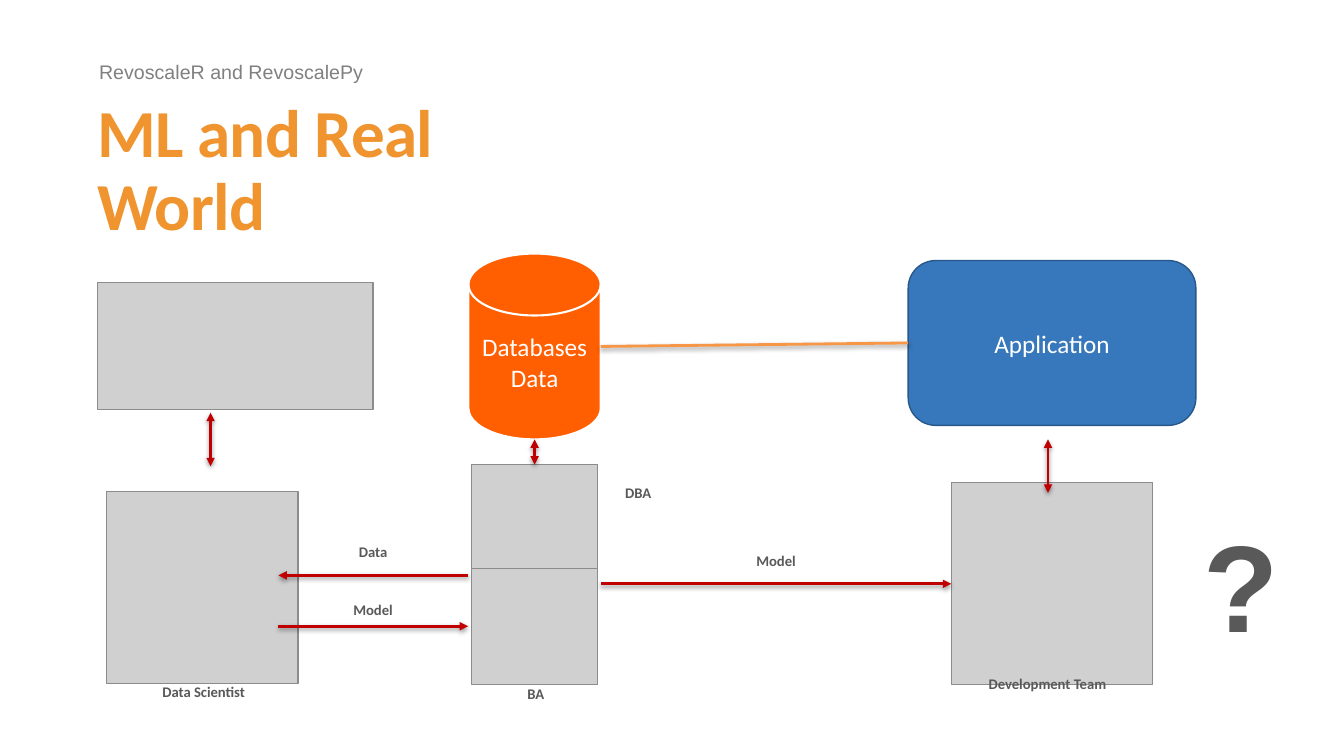
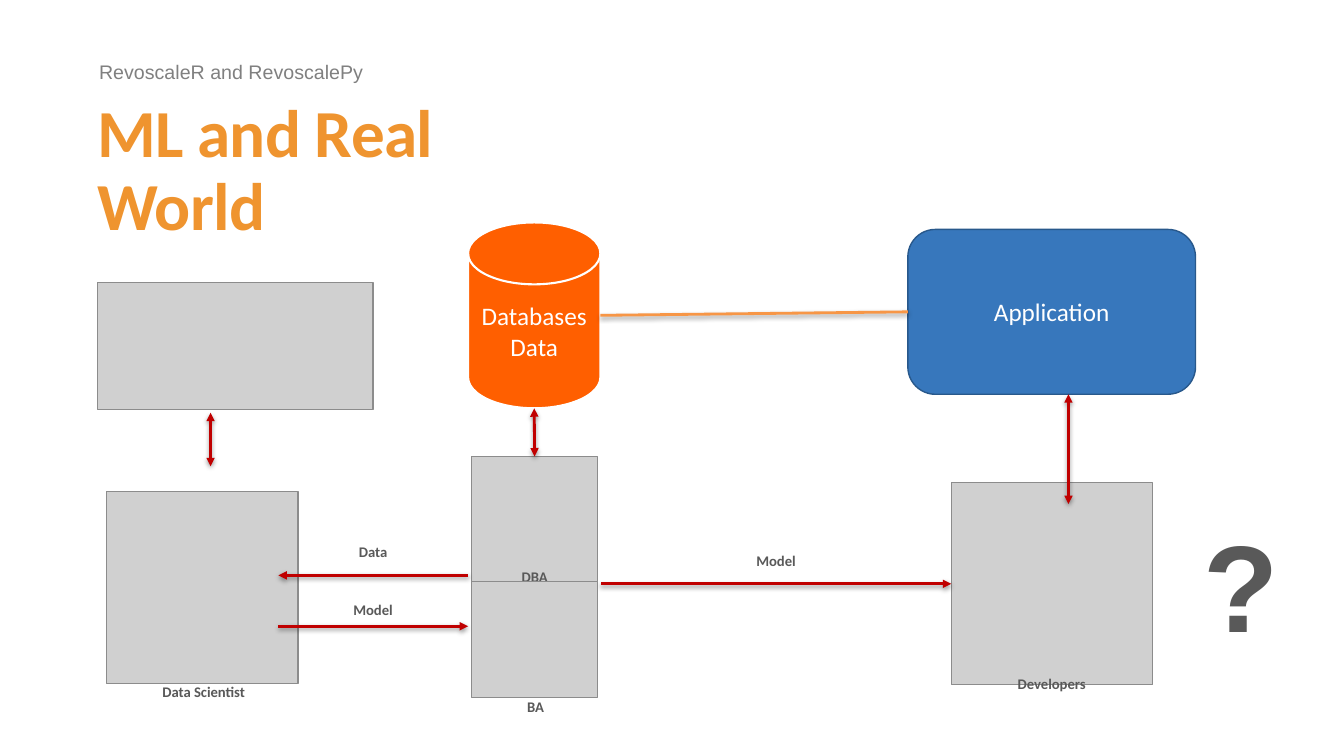
Before and after one commit to cloud4yourdata/demos, a slide deck: slide 4 of 4DevKatowice2018/MLRevoscale/RevolutionInAnalyticsWitRevoscale.pptx. Drawn at 1344x756 pixels with LibreOffice and Linux fonts; fonts in the diff are those of the drawing; grey boxes stand for pictures; background and template pictures are left out. Boxes give left, top, right and bottom in pixels: in the first picture for what was removed or moved away, otherwise in the second. Text is boxed around its words. In the diff, an @@ line names an element or a change of style, - is before the commit and + after.

```diff
--- a/4DevKatowice2018/MLRevoscale/RevolutionInAnalyticsWitRevoscale.pptx
+++ b/4DevKatowice2018/MLRevoscale/RevolutionInAnalyticsWitRevoscale.pptx
@@ 1 rounded rectangle, 1 cylinder, 1 line: place and size @@
-1 rounded rectangle, 1 cylinder, 1 line at (469,254,1196,440)
+1 rounded rectangle, 1 cylinder, 1 line at (468,223,1196,408)
@@ double arrow moved from (534, 465) - (534, 440) to (534, 457) - (534, 408) @@
@@ double arrow moved from (1049, 493) - (1049, 440) to (1069, 504) - (1069, 394) @@
@@ picture: place and size @@
-picture at (472,465,598,591)
+picture at (472,457,598,583)
@@ text "DBA": place and size @@
-text "DBA" at (625,488,651,498)
+text "DBA" at (522,572,548,582)
@@ picture: place and size @@
-picture at (472,569,598,685)
+picture at (472,582,598,698)
@@ text at (1018,679,1086,693): text changed @@
-Development Team
+Developers
@@ text "BA": place and size @@
-text "BA" at (527,689,544,699)
+text "BA" at (527,702,544,712)
```
Also in this commit, not shown: 9 other slides changed, 1 slide added, 29 other files.
